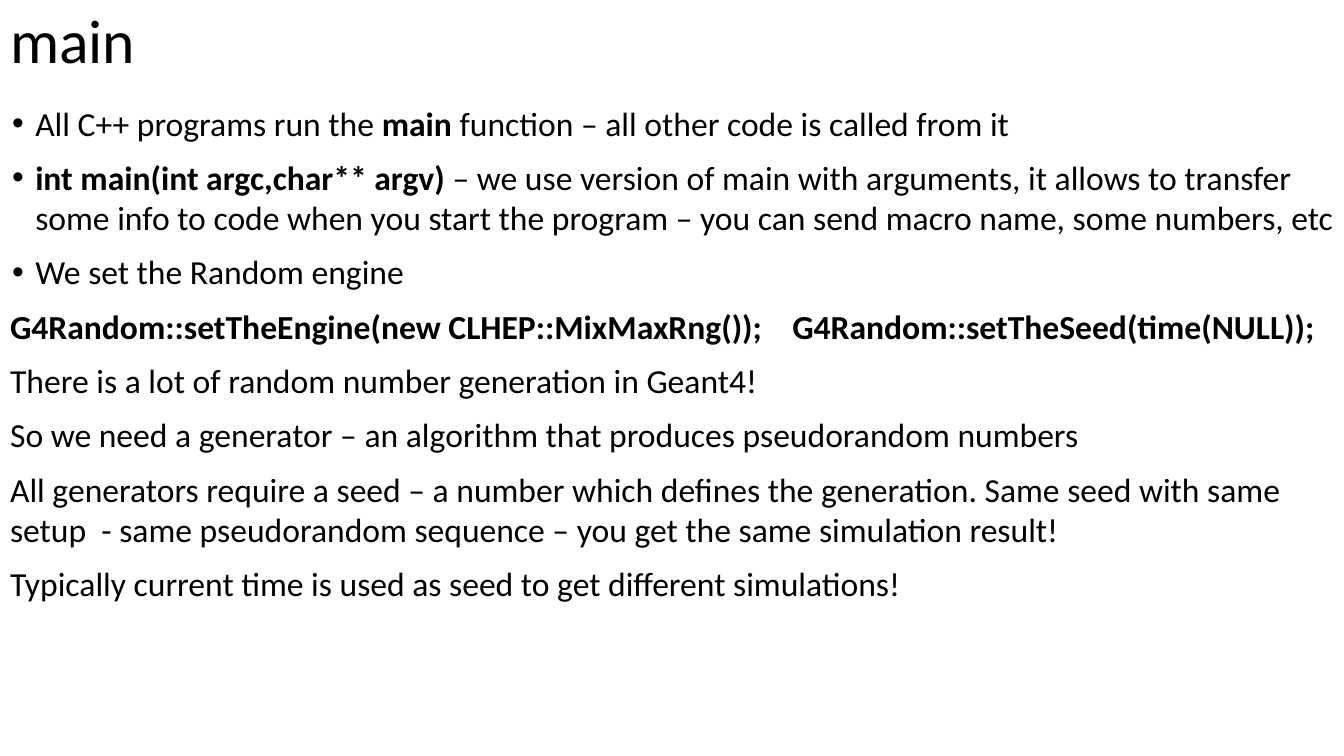
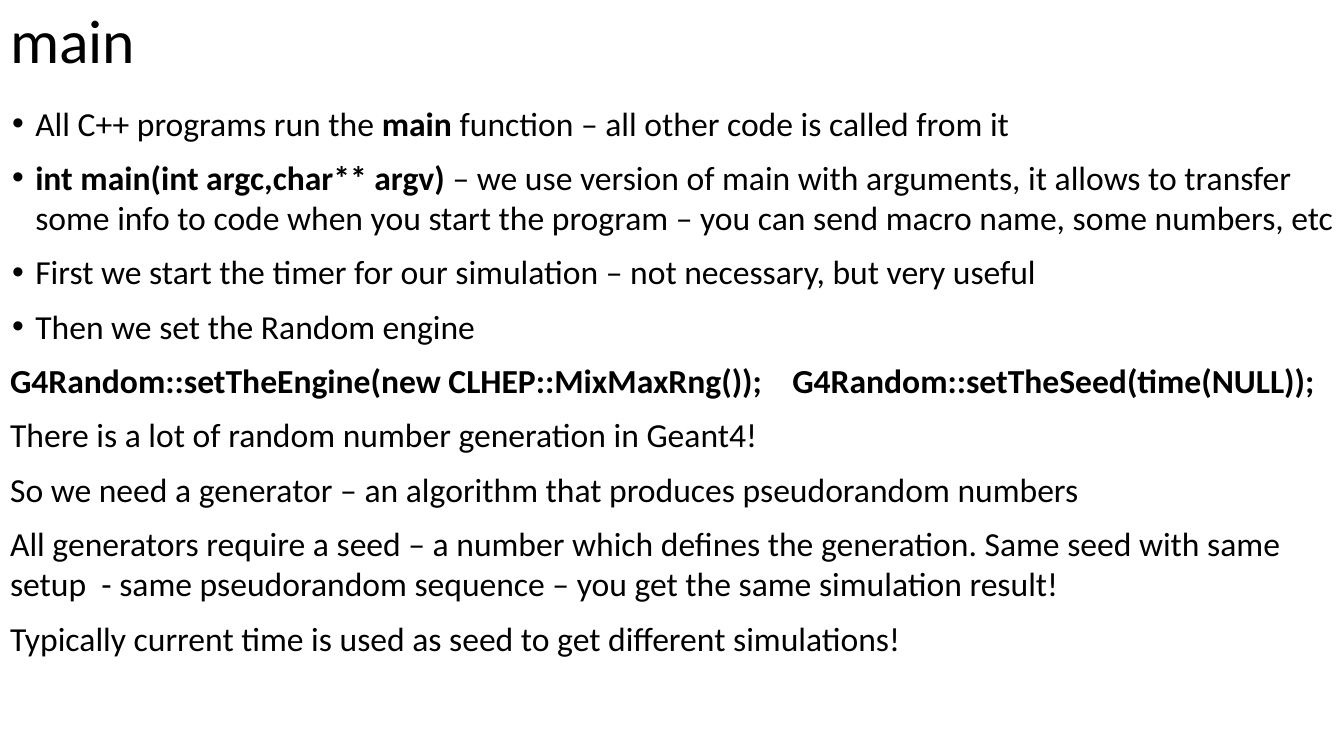
Before and after one commit to dima3551/geant4-course, a slide deck: slide 5 of 2-General-structure-of-Geant4-project/2 General structure of Geant4 project.pptx (slide 3 before the commit). Drawn at 1344x756 pixels with LibreOffice and Linux fonts; fonts in the diff are those of the drawing. Boxes give left, top, right and bottom in pixels: in the first picture for what was removed or moved away, otherwise in the second. Text is boxed around its words. In the diff, an @@ line names an element or a change of style, - is before the commit and + after.

```diff
--- a/2-General-structure-of-Geant4-project/2 General structure of Geant4 project.pptx
+++ b/2-General-structure-of-Geant4-project/2 General structure of Geant4 project.pptx
@@ text at <box>35,260,1036,345</box>: text changed @@
-• We set the Random engine
+• First we start the timer for our simulation – not necessary, but very useful
+• Then we set the Random engine
```
Also in this commit, not shown: 9 other slides changed, 3 slides added, 1 other file.
